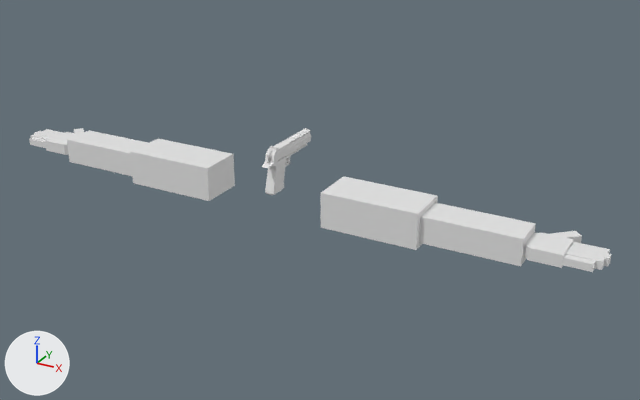
Before and after pictures for a commit that changed the glTF model Assets/models/weapons/firearm/viewmodels/pistols/DE.glb.
Both versions are drawn from a camera (50 mm lens) standing at (1.353, -2.169, 1.081) and looking at (0.114, 0.083, -0.045). Every picture has the same lights, and +X, +Y and +Z are marked at lower left. The older version comes first. Where no turn or scale is listed for an object, it has been applied to the vertices.

Names of what the first picture shows: 'Cuerpo', 'arms' and 1 more.
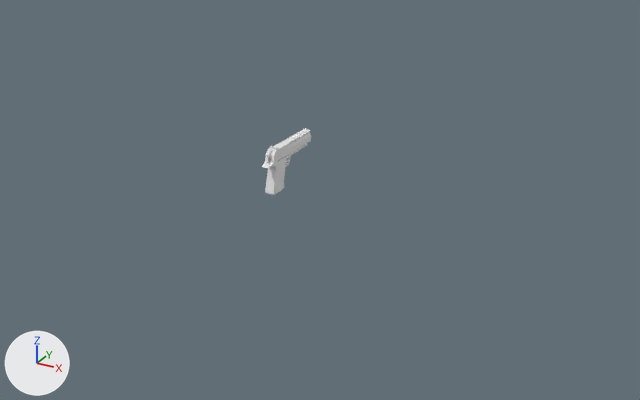
The newer file is also turned or shifted as a whole; pictures and numbers use the older file's frame.

The change in detail:
Object 'arms' (ob_arms) is deleted.

Location of each change, [x1, y1, x2, y2] in pixels of the pictures (640 x 400 px):
'arms', deleted: before [29, 128, 612, 272]
